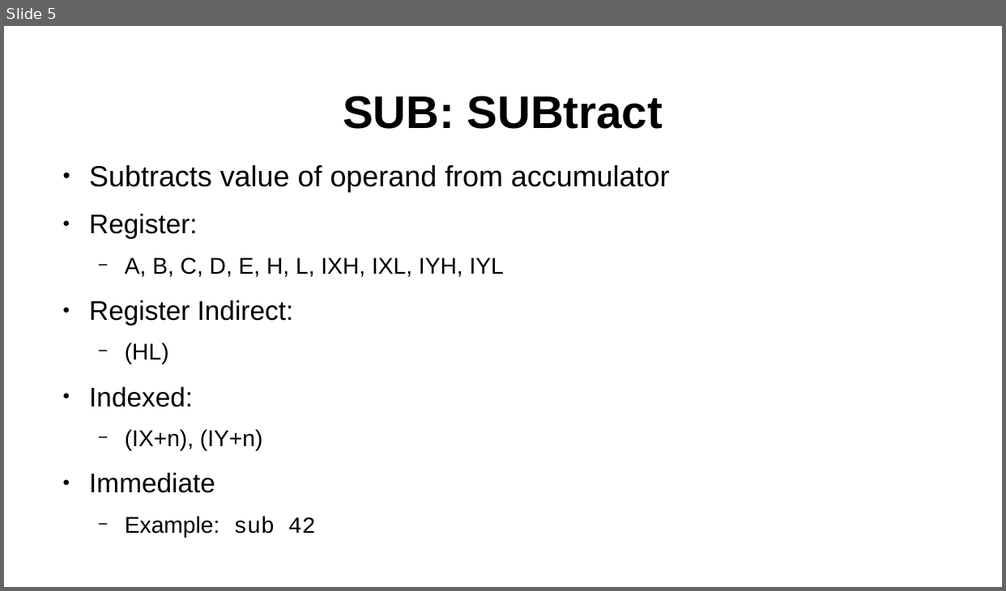
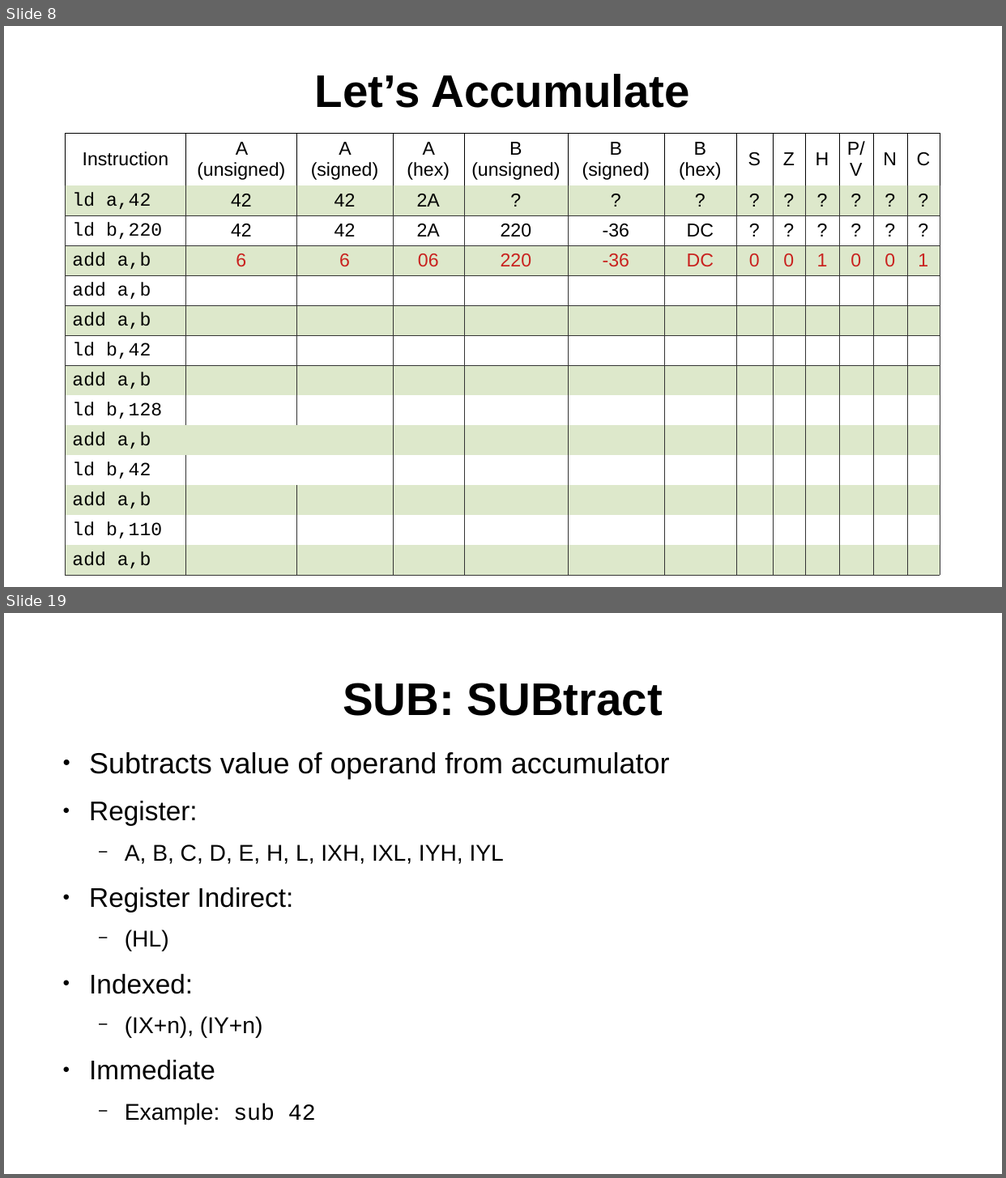
Before and after one commit to SlithyMatt/zxs-assembly-tutorial, a slide deck: Lesson5/Lesson5.odp. Shown one above the other, each under a label of ours: slide 5 before the commit, slides 8 and 19 after it; the slides between them are not shown. The pictures are 1006x591 and 1006x1178 pixels, drawn with LibreOffice and Linux fonts; fonts in the diff are those of the drawing. Boxes give left, top, right and bottom in pixels: in the first picture for what was removed or moved away, otherwise in the second. Text is boxed around its words. In the diff, an @@ line names an element or a change of style, - is before the commit and + after.

```diff
--- a/Lesson5/Lesson5.odp
+++ b/Lesson5/Lesson5.odp
@@ slide 8 added at (x1=4, y1=26, x2=1002, y2=587), background #FFFFFF @@
@@ title added at (x1=315, y1=74, x2=690, y2=108), 44 pt, text #000000, bold @@
+Let’s Accumulate
@@ table added at (x1=65, y1=133, x2=938, y2=572), 14 rows, 13 columns @@
+Instruction | A (unsigned) | A (signed) | A (hex) | B (unsigned) | B (signed) | B (hex) | S | Z | H | P/V | N | C
+ld a,42 | 42 | 42 | 2A | ? | ? | ? | ? | ? | ? | ? | ? | ?
+ld b,220 | 42 | 42 | 2A | 220 | -36 | DC | ? | ? | ? | ? | ? | ?
+add a,b | 6 | 6 | 06 | 220 | -36 | DC | 0 | 0 | 1 | 0 | 0 | 1
+add a,b |  |  |  |  |  |  |  |  |  |  |  | 
+add a,b |  |  |  |  |  |  |  |  |  |  |  | 
+ld b,42 |  |  |  |  |  |  |  |  |  |  |  | 
+add a,b |  |  |  |  |  |  |  |  |  |  |  | 
+ld b,128 |  |  |  |  |  |  |  |  |  |  |  | 
+add a,b |  |  |  |  |  |  |  |  |  |  |  | 
+ld b,42 |  |  |  |  |  |  |  |  |  |  |  | 
+add a,b |  |  |  |  |  |  |  |  |  |  |  | 
+ld b,110 |  |  |  |  |  |  |  |  |  |  |  | 
+add a,b |  |  |  |  |  |  |  |  |  |  |  | 
@@ what was slide 5 is now slide 19 @@
```
Also in this commit, not shown: 15 other slides added, 1 slide removed, 2 other files.
